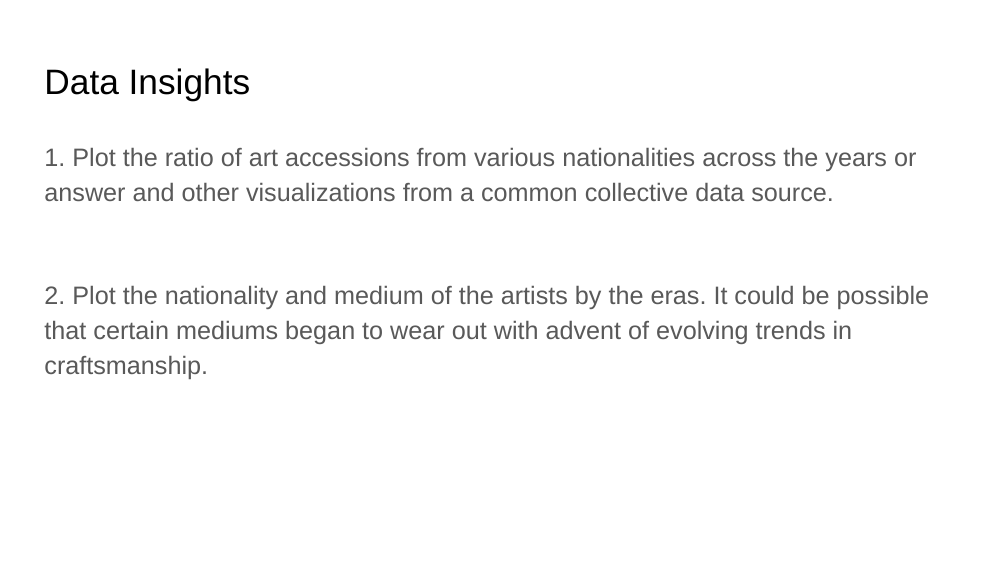
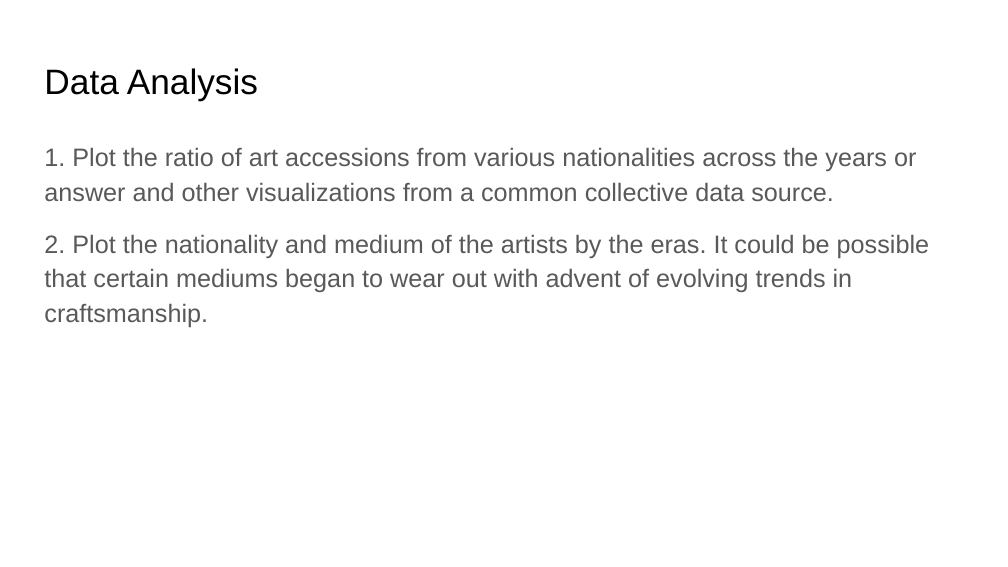
Before and after one commit to IITTeaching/cs520-f23-group-23, a slide deck: slide 7 of main-520-project/CS 520 Data Curation.pptx. Drawn at 1008x567 pixels with LibreOffice and Linux fonts; fonts in the diff are those of the drawing. Boxes give left, top, right and bottom in pixels: in the first picture for what was removed or moved away, otherwise in the second. Text is boxed around its words. In the diff, an @@ line names an element or a change of style, - is before the commit and + after.

```diff
--- a/main-520-project/CS 520 Data Curation.pptx
+++ b/main-520-project/CS 520 Data Curation.pptx
@@ title at <box>44,68,258,100</box>: text changed @@
-Data Insights
+Data Analysis
@@ text "1. Plot the ratio of ..." rewrapped from <box>44,147,929,379</box> to <box>44,147,929,327</box> @@
```
Also in this commit, not shown: 6 other slides changed, 1 slide added.
